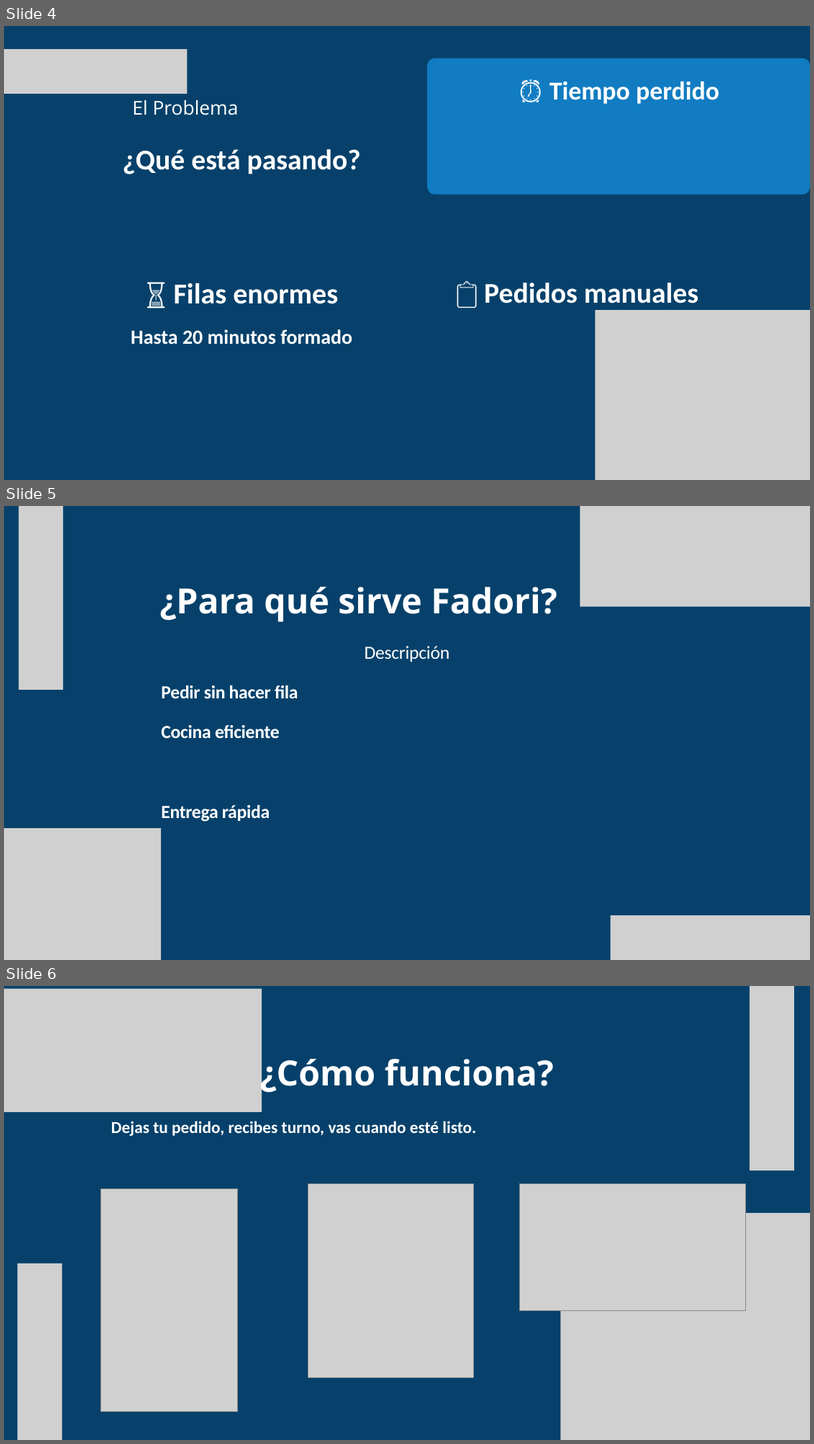
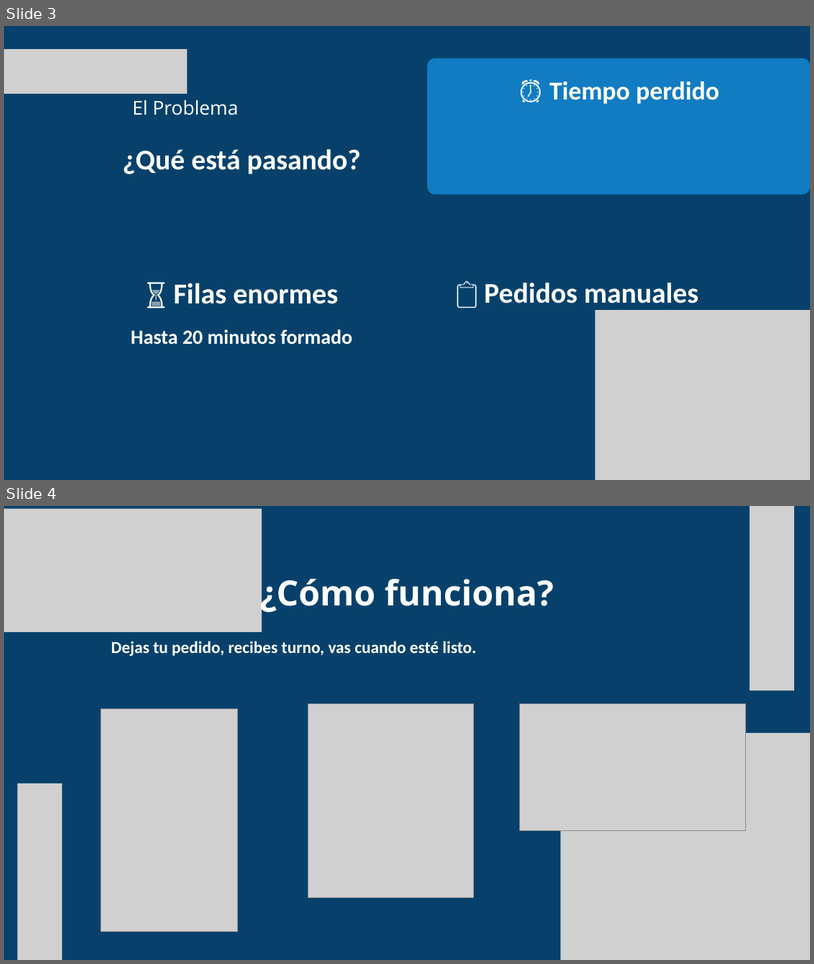
Before and after one commit to ejercitopalomazi9111-arch/mazi-central, a slide deck: fadori/presentacion/Fadori-STEAM.pptx. Shown one above the other, each under a label of ours: slides 4, 5 and 6 before the commit, slides 3 and 4 after it. The pictures are 814x1444 and 814x964 pixels, drawn with LibreOffice and Linux fonts; fonts in the diff are those of the drawing; grey boxes stand for pictures. Boxes give left, top, right and bottom in pixels: in the first picture for what was removed or moved away, otherwise in the second. Text is boxed around its words. In the diff, an @@ line names an element or a change of style, - is before the commit and + after.

```diff
--- a/fadori/presentacion/Fadori-STEAM.pptx
+++ b/fadori/presentacion/Fadori-STEAM.pptx
@@ slide 5 removed at box(4, 506, 810, 960), background #07416B @@
@@ picture removed at box(18, 506, 63, 690) @@
@@ picture removed at box(580, 506, 810, 606) @@
@@ text removed at box(160, 587, 557, 622) @@
-¿Para qué sirve Fadori?
@@ text removed at box(161, 646, 450, 821) @@
-Descripción
-Pedir sin hacer fila
-Cocina eficiente
-Entrega rápida
@@ picture removed at box(4, 828, 161, 960) @@
@@ picture removed at box(611, 915, 810, 960) @@
@@ what was slide 4 is now slide 3 @@
@@ what was slide 6 is now slide 4 @@
```
Also in this commit, not shown: 1 slide changed, 7 other slides removed, 2 other files.
